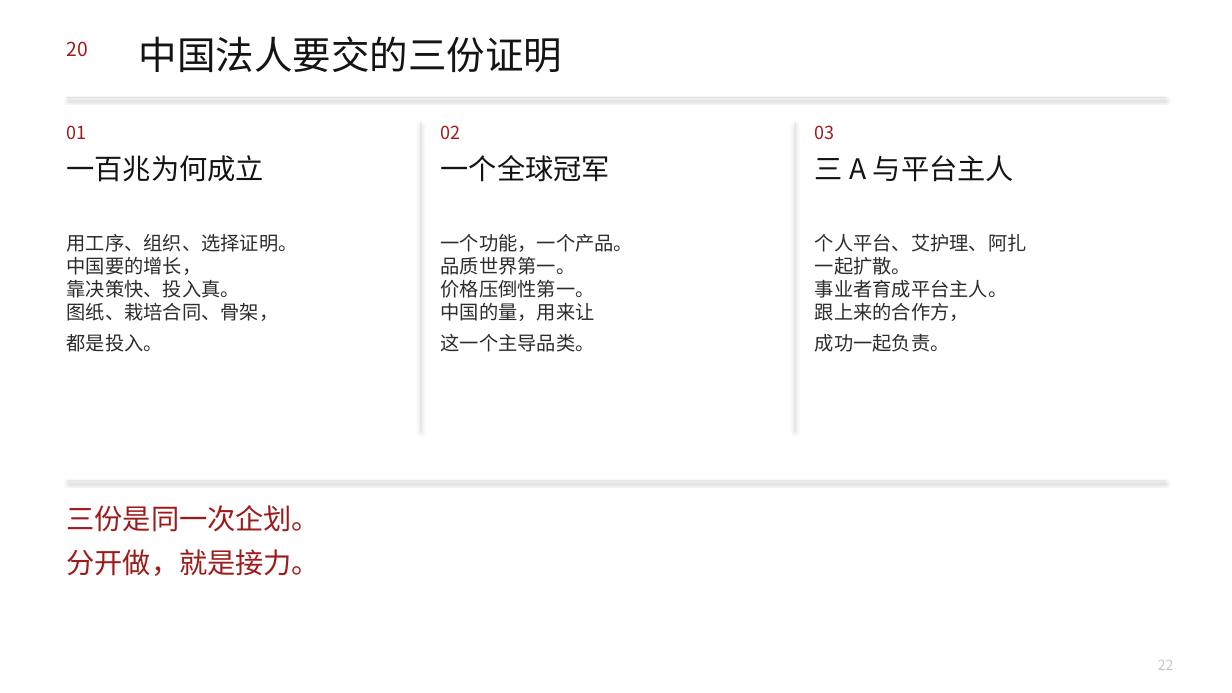
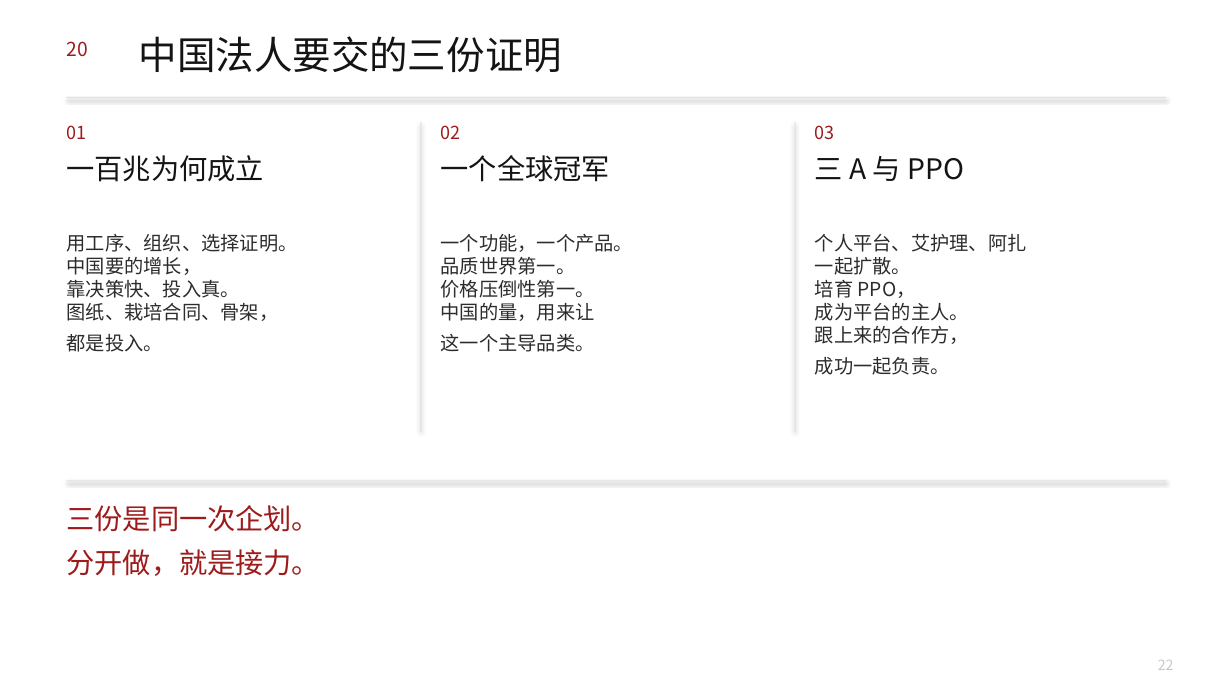
Before and after one commit to headshot9999/xiaoyi, a slide deck: slide 22 of 艾多美何以成为100兆韩元企业.pptx. Drawn at 1232x693 pixels with LibreOffice and Linux fonts; fonts in the diff are those of the drawing. Boxes give left, top, right and bottom in pixels: in the first picture for what was removed or moved away, otherwise in the second. Text is boxed around its words. In the diff, an @@ line names an element or a change of style, - is before the commit and + after.

```diff
--- a/艾多美何以成为100兆韩元企业.pptx
+++ b/艾多美何以成为100兆韩元企业.pptx
@@ text at bbox=[815, 156, 964, 181]: text changed @@
-三 A 与平台主人
+三 A 与 PPO
@@ text at bbox=[815, 234, 1027, 375]: text changed @@
-个人平台、艾护理、阿扎
-一起扩散。
-事业者育成平台主人。
-跟上来的合作方，
-成功一起负责。
+个人平台、艾护理、阿扎
+一起扩散。
+培育 PPO，
+成为平台的主人。
+跟上来的合作方，
+成功一起负责。
```
Also in this commit, not shown: 7 other slides changed, 1 slide added, 1 slide removed, 3 other files.
